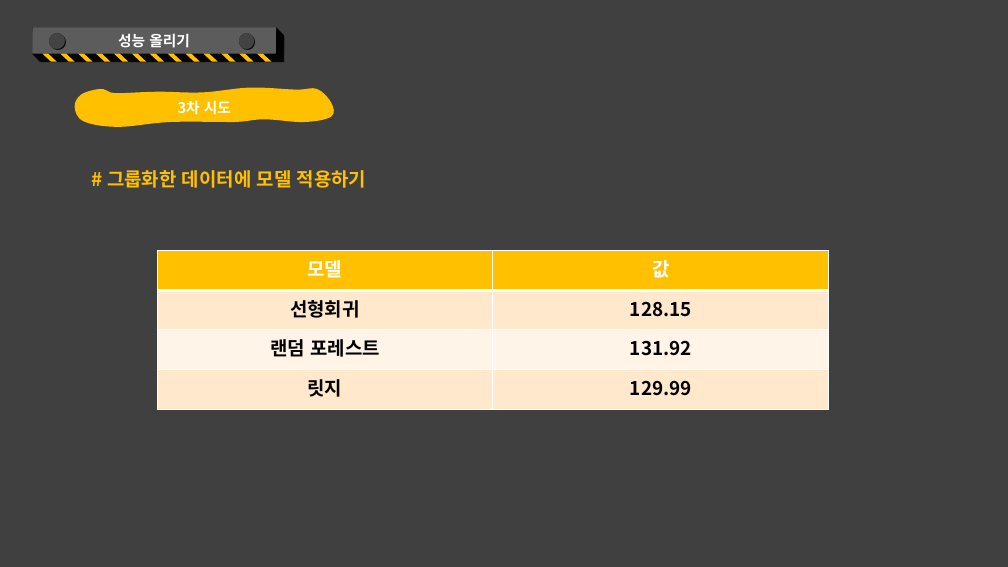
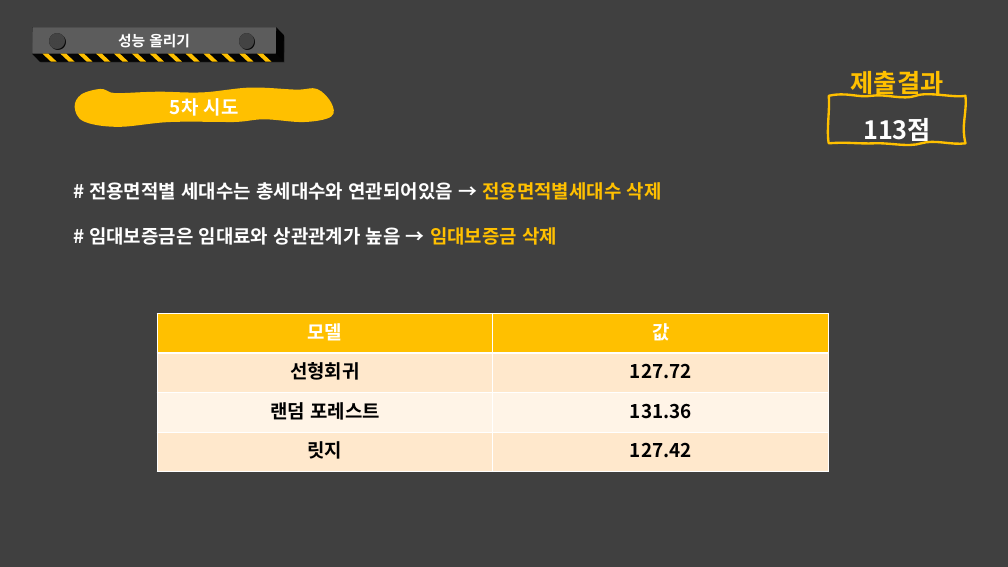
Before and after one commit to kkkkyoung/parking_project, a slide deck: slide 53 of PlayDate_2nd_project.pptx (slide 54 before the commit). Drawn at 1008x567 pixels with LibreOffice and Linux fonts; fonts in the diff are those of the drawing. Boxes give left, top, right and bottom in pixels: in the first picture for what was removed or moved away, otherwise in the second. Text is boxed around its words. In the diff, an @@ line names an element or a change of style, - is before the commit and + after.

```diff
--- a/PlayDate_2nd_project.pptx
+++ b/PlayDate_2nd_project.pptx
@@ free added at [829,48,966,96], 24 pt, text #FFC000, bold @@
+제출결과
@@ text in freeform shape at [170,98,239,116]: text changed; size 14 to 18 pt @@
-3차 시도
+5차 시도
@@ freeform shape added at [829,96,966,144], outline #FFC000 2.25 pt, 24 pt, text #FFFFFF, bold @@
+113점
@@ text removed at [107,170,367,188] @@
-# 그룹화한 데이터에 모델 적용하기
@@ text added at [89,182,662,245], 18 pt, text #FFFFFF, bold @@
+# 전용면적별 세대수는 총세대수와 연관되어있음 → 전용면적별세대수 삭제
+# 임대보증금은 임대료와 상관관계가 높음 → 임대보증금 삭제
@@ table at [157,313,829,472] @@
-row 2, column 2: 128.15
+row 2, column 2: 127.72
-row 3, column 2: 131.92
+row 3, column 2: 131.36
-row 4, column 2: 129.99
+row 4, column 2: 127.42
@@ table: place and size @@
-table at [157,251,829,410]
+table at [157,313,829,472]
```
Also in this commit, not shown: 49 other slides changed, 1 slide added, 3 slides removed.
